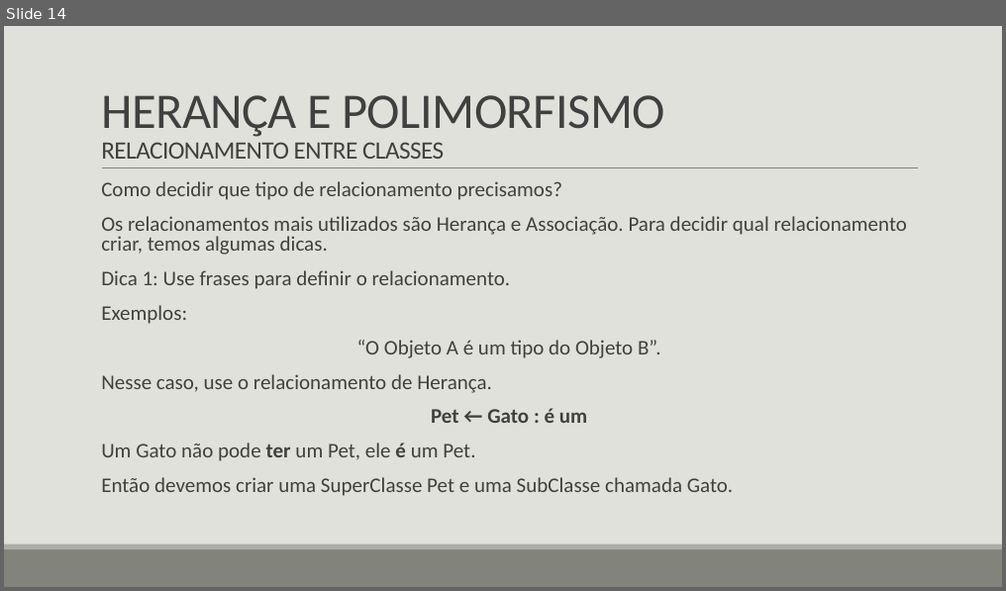
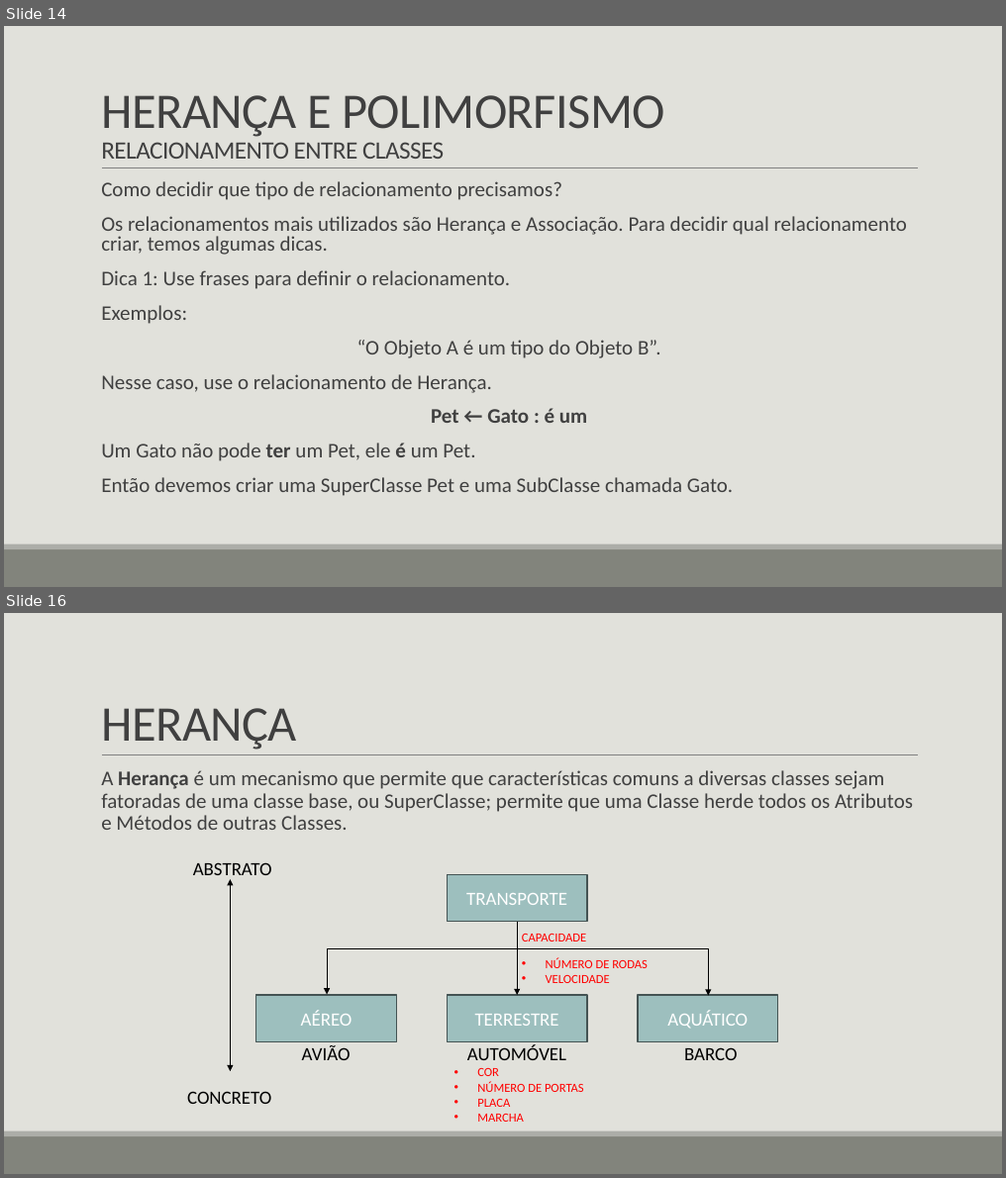
Before and after one commit to LucasHerculanoAmaro/Minhas-Aulas, a slide deck: Euripedes Simões de Paula/Java/Programação Orientada a Objetos 2/Programação Orientada a Objetos 2.pptx. Shown one above the other, each under a label of ours: slide 14 before the commit, slides 14 and 16 after it; the slides between them are not shown. The pictures are 1006x591 and 1006x1178 pixels, drawn with LibreOffice and Linux fonts; fonts in the diff are those of the drawing. Boxes give left, top, right and bottom in pixels: in the first picture for what was removed or moved away, otherwise in the second. Text is boxed around its words. In the diff, an @@ line names an element or a change of style, - is before the commit and + after.

```diff
--- a/Euripedes Simões de Paula/Java/Programação Orientada a Objetos 2/Programação Orientada a Objetos 2.pptx
+++ b/Euripedes Simões de Paula/Java/Programação Orientada a Objetos 2/Programação Orientada a Objetos 2.pptx
@@ slide 16 added at [4,613,1002,1174], background #E1E1DB; not listed: 3 template elements that a slide beside it also shows @@
@@ title added at [101,708,297,750], 48 pt, text #404040 @@
+HERANÇA
@@ text added at [101,770,913,830], 20 pt, text #404040 @@
+  A Herança é um mecanismo que permite que características comuns a diversas classes sejam fatoradas de uma classe base, ou SuperClasse; permite que uma Classe herde todos os Atributos e Métodos de outras Classes.
@@ text added at [193,862,272,880], 18 pt, text #000000 @@
+ABSTRATO
@@ double arrow added from (230, 879) to (230, 1072), #000000 1 pt @@
@@ rectangle added at [448,875,588,922], fill #9DBFBE, outline #455453 1.25 pt, 18 pt, text #FFFFFF @@
+TRANSPORTE
@@ arrow added from (517, 922) to (517, 995), #000000 1 pt @@
@@ text added at [522,934,586,942], 12 pt, text #FF0000 @@
+CAPACIDADE
@@ elbow double arrow added from (709, 995) to (327, 995), #000000 1 pt @@
@@ text added at [546,958,648,983], 12 pt, text #FF0000 @@
+• NÚMERO DE RODAS
+• VELOCIDADE
@@ rectangle added at [256,995,397,1042], fill #9DBFBE, outline #455453 1.25 pt, 18 pt, text #FFFFFF @@
+AÉREO
@@ rectangle added at [448,995,588,1042], fill #9DBFBE, outline #455453 1.25 pt, 18 pt, text #FFFFFF @@
+TERRESTRE
@@ rectangle added at [638,995,778,1042], fill #9DBFBE, outline #455453 1.25 pt, 18 pt, text #FFFFFF @@
+AQUÁTICO
@@ text added at [302,1046,350,1060], 18 pt, text #000000 @@
+AVIÃO
@@ text added at [467,1045,566,1060], 18 pt, text #000000 @@
+AUTOMÓVEL
@@ text added at [684,1048,738,1060], 18 pt, text #000000 @@
+BARCO
@@ text added at [477,1068,584,1122], 12 pt, text #FF0000 @@
+• COR
+• NÚMERO DE PORTAS
+• PLACA
+• MARCHA
@@ text added at [187,1091,271,1104], 18 pt, text #000000 @@
+CONCRETO
```
Also in this commit, not shown: 1 slide changed, 13 other slides added, 1 other file.
